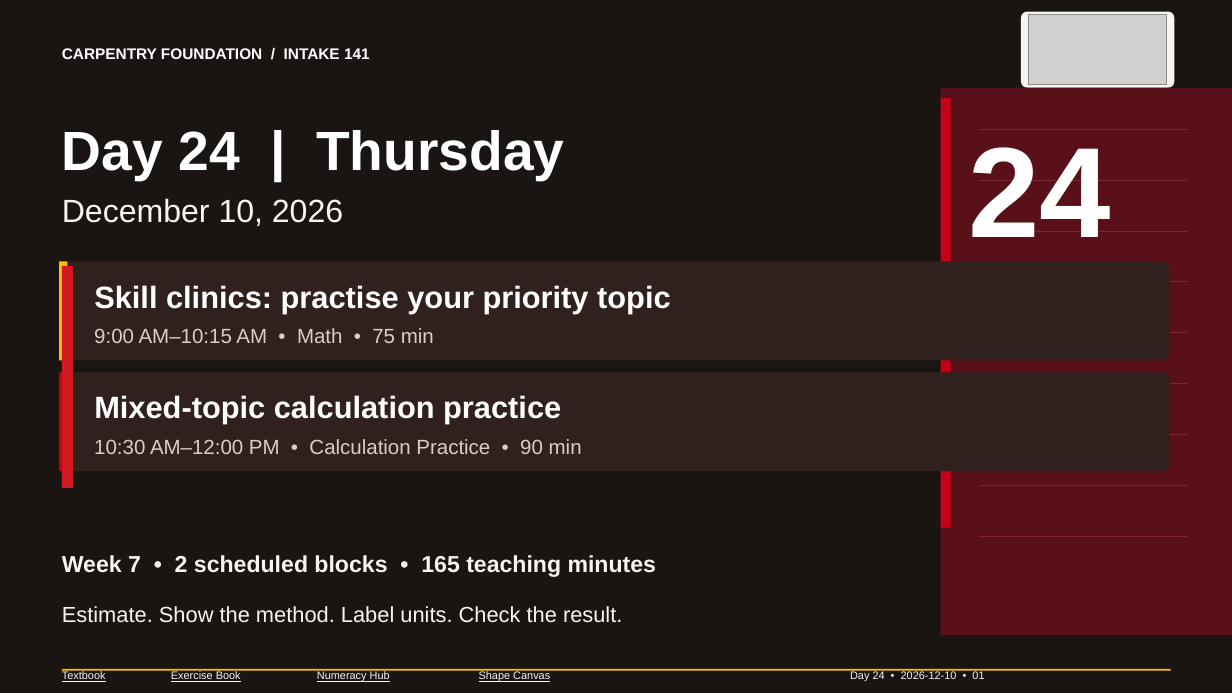
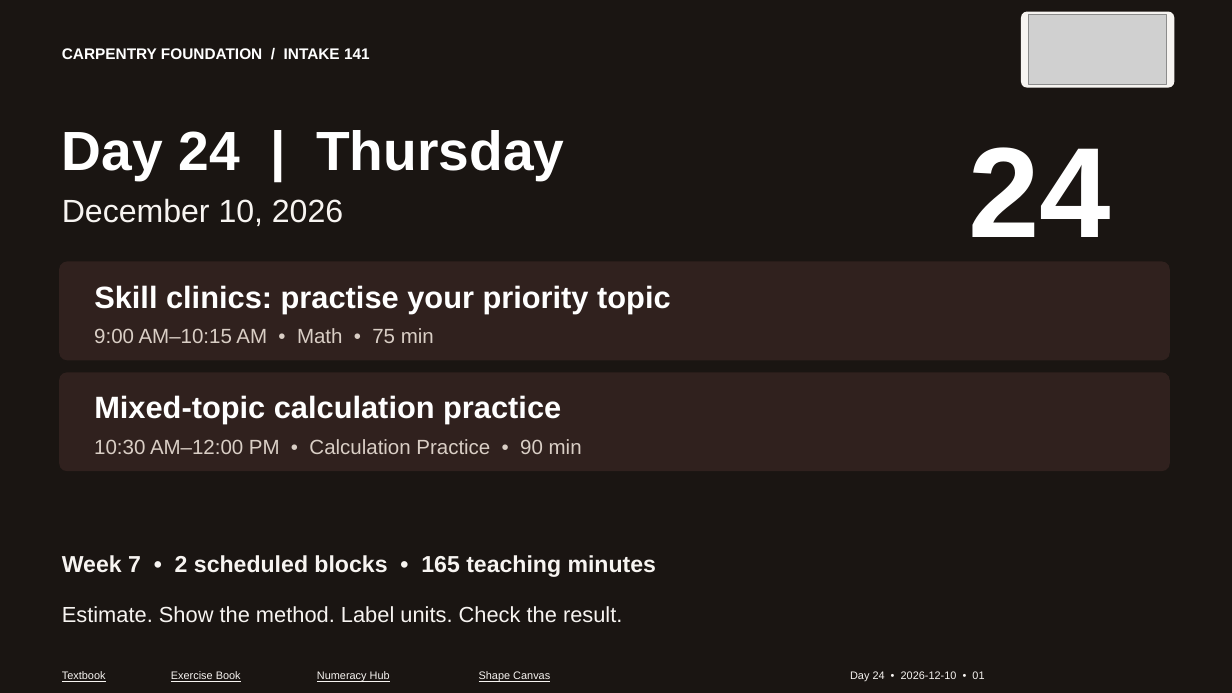
Before and after one commit to GOSTROGIS/access-trades-numeracy, a slide deck: slide 1 of carpentry/intake-141/PowerPoint/Day-24_2026-12-10_Week-7.pptx. Drawn at 1232x693 pixels with LibreOffice and Linux fonts; fonts in the diff are those of the drawing; grey boxes stand for pictures. Boxes give left, top, right and bottom in pixels: in the first picture for what was removed or moved away, otherwise in the second. Text is boxed around its words. In the diff, an @@ line names an element or a change of style, - is before the commit and + after.

```diff
--- a/carpentry/intake-141/PowerPoint/Day-24_2026-12-10_Week-7.pptx
+++ b/carpentry/intake-141/PowerPoint/Day-24_2026-12-10_Week-7.pptx
@@ rectangle removed at <box>941,88,1232,635</box> @@
@@ rectangle removed at <box>941,98,951,528</box> @@
@@ line removed from (980, 129) to (1189, 129) @@
@@ line removed from (980, 180) to (1189, 180) @@
@@ line removed from (980, 231) to (1189, 231) @@
@@ rectangle removed at <box>59,262,67,360</box> @@
@@ rectangle removed at <box>62,266,73,488</box> @@
@@ line removed from (980, 282) to (1189, 282) @@
@@ line removed from (980, 333) to (1189, 333) @@
@@ rectangle removed at <box>59,372,67,471</box> @@
@@ line removed from (980, 384) to (1189, 384) @@
@@ line removed from (980, 434) to (1189, 434) @@
@@ line removed from (980, 485) to (1189, 485) @@
@@ line removed from (980, 536) to (1189, 536) @@
@@ rectangle removed at <box>62,669,1171,671</box> @@
```
Also in this commit, not shown: 50 other slides changed, 51 other files.
